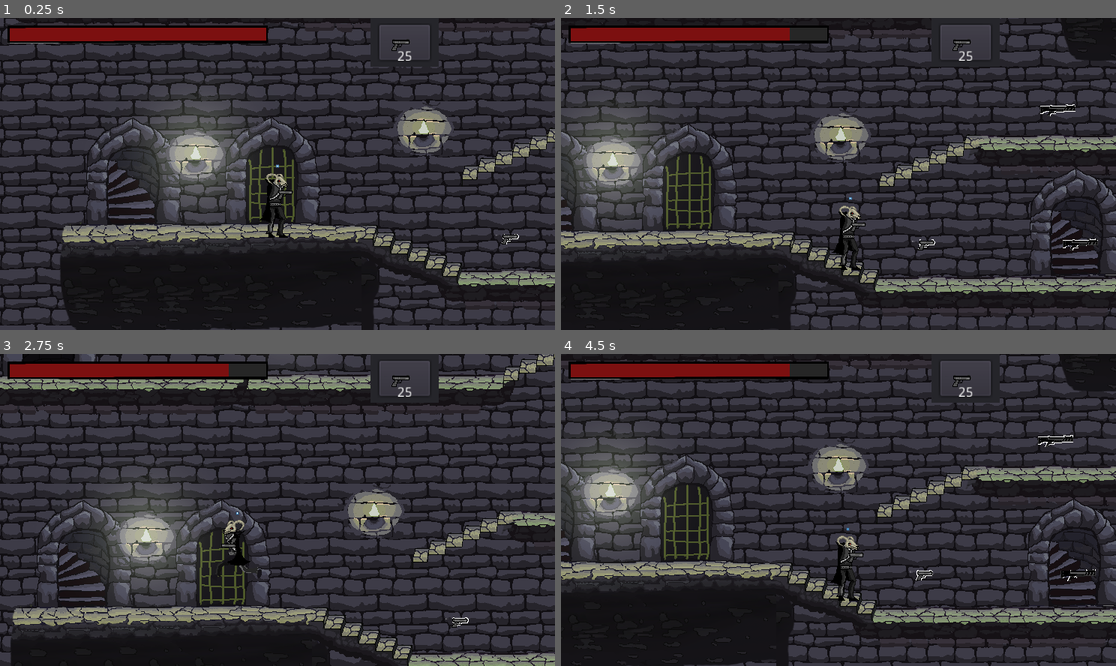
Above: before the commit, frames 1-4 (two rows, left to right).
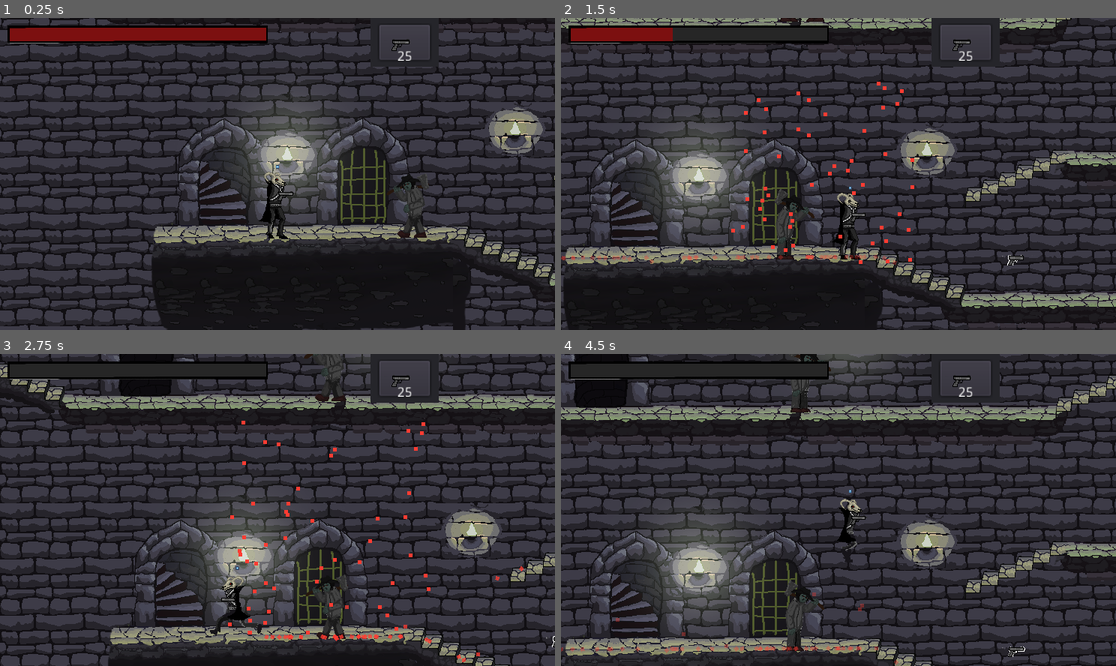
Above: after the commit, the same moments.

Repository: IgorBayerl/godot-game-liliths-crusade
Game: Godot game, scene res://src/Scenes/Main.tscn
Same seed, same stepped clock (60 frames per second), same inputs: the game is played once before the commit and once after it. The engine's default icon, where the game draws it, is replaced by a stand-in: a white triangle on a blue panel in a dark square.
Inputs (mouse positions are in pixels of both pictures, inside the frame that each line leads up to):
- Up to frame 1 (0.25 s): no input
- Up to frame 2 (1.5 s): move the mouse to (960, 158) at 0.52 s; hold Right (move_RIGHT) 0.53-1.25 s; tap 4 (Gun_4) at 0.6 s; click (960, 158) at 0.67 s; tap Space (jump) at 0.77, 1.07 s; tap X (interact) at 0.8 s; drag from (727, 189) to (894, 239) at 1.27 s
- Up to frame 3 (2.75 s): move the mouse to (333, 441) at 2.02 s; hold Left (move_LEFT) from 2.03 s (still down); hold Space (jump) from 2.03 s (still down); tap 4 (Gun_4) at 2.3 s
- Up to frame 4 (4.5 s): release Left (move_LEFT) at 2.75 s; release Space (jump) at 2.75 s; drag from (810, 572) to (672, 463) at 2.77 s; move the mouse to (1005, 556) at 3.52 s; hold Right (move_RIGHT) 3.53-4.25 s; hold Space (jump) 3.53-4.25 s; tap 2 (Gun_2) at 3.6 s; drag from (672, 463) to (894, 622) at 4.27 s

The runs differ from the first frame. In frame 1, 36% of the frame differs, in the area x 0-100%, y 0-100%; in frame 2, 47%; in frame 3, 63%; in frame 4, 64%.

Commit message:
montão de coisa

Diff:
--- a/src/Actors/Aroldo.tscn
+++ b/src/Actors/Aroldo.tscn
@@ -9,6 +9,7 @@
 [ext_resource path="res://src/Sprites/Aroldo/AroldoAtack2.png" type="Texture" id=7]
 [ext_resource path="res://src/Sprites/Aroldo/AroldoAtack3.png" type="Texture" id=8]
 [ext_resource path="res://src/Sprites/Aroldo/AroldoAtack1.png" type="Texture" id=9]
+[ext_resource path="res://src/Actors/Efeitos/BloodSplitter.tscn" type="PackedScene" id=10]
 
 [sub_resource type="SpriteFrames" id=1]
 animations = [ {
@@ -43,21 +44,20 @@
 "values": [ true, false, true ]
 }
 
-[sub_resource type="RectangleShape2D" id=5]
+[sub_resource type="RectangleShape2D" id=3]
 extents = Vector2( 27.2914, 31.379 )
 
-[sub_resource type="RectangleShape2D" id=6]
+[sub_resource type="RectangleShape2D" id=4]
 extents = Vector2( 28.6344, 38.7868 )
 
-[sub_resource type="RectangleShape2D" id=2]
+[sub_resource type="RectangleShape2D" id=5]
 extents = Vector2( 7.84693, 14.1331 )
 
-[sub_resource type="RectangleShape2D" id=3]
+[sub_resource type="RectangleShape2D" id=6]
 extents = Vector2( 23.5, 36 )
 
 [node name="Aroldo" type="KinematicBody2D"]
-collision_layer = 2
-collision_mask = 5
+collision_layer = 130
 script = ExtResource( 2 )
 
 [node name="AnimatedSprite" type="AnimatedSprite" parent="."]
@@ -70,36 +70,44 @@
 [node name="HitBox" type="Area2D" parent="AnimatedSprite"]
 position = Vector2( -1.47205, 7.85754 )
 scale = Vector2( 0.912858, 1 )
-collision_layer = 4
-collision_mask = 4
+collision_layer = 34
+collision_mask = 36
 
 [node name="AnimationPlayer" type="AnimationPlayer" parent="AnimatedSprite/HitBox"]
-anims/Hit = SubResource( 4 )
+anims/Hit = SubResource( 2 )
 
 [node name="CollisionShape2D" type="CollisionShape2D" parent="AnimatedSprite/HitBox"]
 position = Vector2( -34.5157, -0.280617 )
-shape = SubResource( 5 )
+shape = SubResource( 3 )
 disabled = true
 
 [node name="Trigger" type="Area2D" parent="AnimatedSprite"]
 position = Vector2( -1.47205, 7.85754 )
 scale = Vector2( 0.912858, 1 )
+collision_layer = 34
+collision_mask = 2147483685
 
 [node name="CollisionShape2D" type="CollisionShape2D" parent="AnimatedSprite/Trigger"]
 position = Vector2( -35.1905, 2.00452 )
-shape = SubResource( 6 )
+shape = SubResource( 4 )
 
 [node name="CollisionShape2D" type="CollisionShape2D" parent="."]
-visible = false
+light_mask = -2147483647
+position = Vector2( -0.235962, 0.23597 )
 scale = Vector2( 2.84, 2.88 )
-shape = SubResource( 2 )
+shape = SubResource( 5 )
 
 [node name="HurtBox" type="Area2D" parent="." groups=[
 "hurtbox",
 ]]
-visible = false
+collision_layer = 2147483682
+collision_mask = 36
 
 [node name="CollisionShape2D" type="CollisionShape2D" parent="HurtBox"]
+visible = false
 position = Vector2( -2, 2 )
-shape = SubResource( 3 )
+shape = SubResource( 6 )
+
+[node name="BloodSplitter" parent="." instance=ExtResource( 10 )]
+position = Vector2( -0.943878, -16.0459 )
 [connection signal="area_entered" from="AnimatedSprite/Trigger" to="." method="_on_Trigger_area_entered"]
--- /dev/null
+++ b/src/Actors/Efeitos/BloodSplitter.tscn
@@ -0,0 +1,8 @@
+[gd_scene load_steps=3 format=2]
+
+[ext_resource path="res://src/Actors/Efeitos/collision_particle.tscn" type="PackedScene" id=1]
+[ext_resource path="res://src/Scripts/Blood2D.gd" type="Script" id=2]
+
+[node name="BloodSplitter" type="Node2D"]
+script = ExtResource( 2 )
+BloodParticleScene = ExtResource( 1 )
--- /dev/null
+++ b/src/Actors/Efeitos/collision_particle.tscn
@@ -0,0 +1,52 @@
+[gd_scene load_steps=5 format=2]
+
+[ext_resource path="res://src/Assets/Sprites/blood particle.png" type="Texture" id=1]
+[ext_resource path="res://src/Scripts/collision_particle.gd" type="Script" id=2]
+
+[sub_resource type="CircleShape2D" id=1]
+radius = 2.31362
+
+[sub_resource type="Animation" id=2]
+resource_name = "Particle"
+tracks/0/type = "value"
+tracks/0/path = NodePath("Sprite:modulate")
+tracks/0/interp = 1
+tracks/0/loop_wrap = true
+tracks/0/imported = false
+tracks/0/enabled = true
+tracks/0/keys = {
+"times": PoolRealArray( -0.1, 0.6, 1 ),
+"transitions": PoolRealArray( 1, 1, 1 ),
+"update": 0,
+"values": [ Color( 1, 1, 1, 1 ), Color( 1, 1, 1, 1 ), Color( 1, 1, 1, 0 ) ]
+}
+tracks/1/type = "method"
+tracks/1/path = NodePath(".")
+tracks/1/interp = 1
+tracks/1/loop_wrap = true
+tracks/1/imported = false
+tracks/1/enabled = true
+tracks/1/keys = {
+"times": PoolRealArray( 1 ),
+"transitions": PoolRealArray( 1 ),
+"values": [ {
+"args": [  ],
+"method": "queue_free"
+} ]
+}
+
+[node name="BloodParticle" type="RigidBody2D"]
+collision_layer = 0
+gravity_scale = 10.0
+script = ExtResource( 2 )
+
+[node name="CollisionShape2D" type="CollisionShape2D" parent="."]
+shape = SubResource( 1 )
+
+[node name="Sprite" type="Sprite" parent="."]
+scale = Vector2( 5, 5 )
+texture = ExtResource( 1 )
+
+[node name="AnimationPlayer" type="AnimationPlayer" parent="."]
+method_call_mode = 1
+anims/Particle = SubResource( 2 )
--- a/src/Actors/Player.tscn
+++ b/src/Actors/Player.tscn
@@ -10,11 +10,12 @@
 [ext_resource path="res://src/Assets/Sprites/PLAYER/HEAD.png" type="Texture" id=8]
 [ext_resource path="res://src/Sprites/armas/pistola.png" type="Texture" id=9]
 [ext_resource path="res://src/Sprites/armas/Chamas.png" type="Texture" id=10]
+[ext_resource path="res://src/Actors/Efeitos/BloodSplitter.tscn" type="PackedScene" id=11]
 [ext_resource path="res://src/Assets/Sprites/gun.png" type="Texture" id=15]
 [ext_resource path="res://src/Assets/Sprites/PLAYER/SpriteSheet.png" type="Texture" id=17]
 
 [sub_resource type="RectangleShape2D" id=1]
-extents = Vector2( 29.8221, 87.5779 )
+extents = Vector2( 31.1514, 77.076 )
 
 [sub_resource type="RectangleShape2D" id=2]
 extents = Vector2( 20.702, 44.3677 )
@@ -45,6 +46,30 @@
 "update": 1,
 "values": [ false, true ]
 }
+tracks/2/type = "value"
+tracks/2/path = NodePath("../Head:position")
+tracks/2/interp = 1
+tracks/2/loop_wrap = true
+tracks/2/imported = false
+tracks/2/enabled = true
+tracks/2/keys = {
+"times": PoolRealArray( 0, 0.1, 0.2 ),
+"transitions": PoolRealArray( 1, 1, 1 ),
+"update": 0,
+"values": [ Vector2( 3.06244, -20.126 ), Vector2( -0.41763, -25.6942 ), Vector2( -2.15767, -25.6942 ) ]
+}
+tracks/3/type = "value"
+tracks/3/path = NodePath("../Head:rotation_degrees")
+tracks/3/interp = 1
+tracks/3/loop_wrap = true
+tracks/3/imported = false
+tracks/3/enabled = true
+tracks/3/keys = {
+"times": PoolRealArray( 0, 0.1 ),
+"transitions": PoolRealArray( 1, 1 ),
+"update": 0,
+"values": [ 0.0, -9.4 ]
+}
 
 [sub_resource type="Animation" id=4]
 length = 0.4
@@ -71,6 +96,30 @@
 "transitions": PoolRealArray( 1, 1, 1 ),
 "update": 1,
 "values": [ true, false, true ]
+}
+tracks/2/type = "value"
+tracks/2/path = NodePath("../Head:position")
+tracks/2/interp = 1
+tracks/2/loop_wrap = true
+tracks/2/imported = false
+tracks/2/enabled = true
+tracks/2/keys = {
+"times": PoolRealArray( 0, 0.1, 0.2, 0.4 ),
+"transitions": PoolRealArray( 1, 1, 1, 1 ),
+"update": 0,
+"values": [ Vector2( -5.28975, -25.3461 ), Vector2( 0.97439, -21.5181 ), Vector2( 3.758, -18.792 ), Vector2( 0.278362, -21.17 ) ]
+}
+tracks/3/type = "value"
+tracks/3/path = NodePath("../Head:rotation_degrees")
+tracks/3/interp = 1
+tracks/3/loop_wrap = true
+tracks/3/imported = false
+tracks/3/enabled = true
+tracks/3/keys = {
+"times": PoolRealArray( 0.1, 0.2 ),
+"transitions": PoolRealArray( 1, 1 ),
+"update": 0,
+"values": [ 10.0, 1.1 ]
 }
 
 [sub_resource type="Animation" id=5]
@@ -100,6 +149,18 @@
 "update": 1,
 "values": [ true, true ]
 }
+tracks/2/type = "value"
+tracks/2/path = NodePath("../Head:position")
+tracks/2/interp = 1
+tracks/2/loop_wrap = true
+tracks/2/imported = false
+tracks/2/enabled = true
+tracks/2/keys = {
+"times": PoolRealArray( 0, 0.1 ),
+"transitions": PoolRealArray( 1, 1 ),
+"update": 0,
+"values": [ Vector2( -1.46168, -25.6941 ), Vector2( -2.85371, -27.7822 ) ]
+}
 
 [sub_resource type="Animation" id=6]
 length = 0.8
@@ -128,6 +189,18 @@
 "update": 1,
 "values": [ true, true ]
 }
+tracks/2/type = "value"
+tracks/2/path = NodePath("../Head:position")
+tracks/2/interp = 1
+tracks/2/loop_wrap = true
+tracks/2/imported = false
+tracks/2/enabled = true
+tracks/2/keys = {
+"times": PoolRealArray( 0, 0.1, 0.4, 0.7 ),
+"transitions": PoolRealArray( 1, 1, 1, 1 ),
+"update": 0,
+"values": [ Vector2( 5.49709, -19.8999 ), Vector2( 5.14908, -19.8999 ), Vector2( 5.49709, -20.9937 ), Vector2( 5.49709, -19.3282 ) ]
+}
 
 [sub_resource type="SpriteFrames" id=7]
 animations = [ {
@@ -137,18 +210,22 @@
 "speed": 0.0
 } ]
 
-[node name="Player" type="KinematicBody2D"]
+[node name="Player" type="KinematicBody2D" groups=[
+"Player",
+]]
 scale = Vector2( 0.64, 0.64 )
 collision_layer = 4
-collision_mask = 2147483651
+collision_mask = 2147483681
 script = ExtResource( 1 )
 
 [node name="player" type="Sprite" parent="."]
 visible = false
 texture = ExtResource( 2 )
 
-[node name="Colision" type="CollisionShape2D" parent="."]
-position = Vector2( 0.14347, 32.4845 )
+[node name="Colision" type="CollisionShape2D" parent="." groups=[
+"Player",
+]]
+position = Vector2( -0.408946, 42.9806 )
 shape = SubResource( 1 )
 
 [node name="SPRITES" type="Node2D" parent="."]
@@ -159,17 +236,20 @@
 texture = ExtResource( 17 )
 vframes = 5
 hframes = 10
-frame = 25
+frame = 3
 
 [node name="SwordHit" type="Area2D" parent="SPRITES/body2"]
+collision_layer = 4
+collision_mask = 34
 
 [node name="CollisionShape2D" type="CollisionShape2D" parent="SPRITES/body2/SwordHit"]
-position = Vector2( 33.981, -4.45905 )
+position = Vector2( 35.8261, -4.76657 )
 shape = SubResource( 2 )
 disabled = true
 
 [node name="Head" type="Sprite" parent="SPRITES"]
-position = Vector2( 4.10647, -22.2141 )
+position = Vector2( 5.39879, -20.6847 )
+rotation = 0.0191986
 scale = Vector2( 1.79177, 1.79177 )
 texture = ExtResource( 8 )
 
@@ -193,7 +273,7 @@
 texture = ExtResource( 15 )
 
 [node name="GunSprite" type="AnimatedSprite" parent="Mira/Arma"]
-position = Vector2( 29.5014, -8.72817 )
+position = Vector2( 29.8494, -6.98813 )
 scale = Vector2( 1.99719, 1.99719 )
 frames = SubResource( 7 )
 animation = "Guns"
@@ -235,6 +315,11 @@
 
 [node name="Dash_sound" type="AudioStreamPlayer" parent="."]
 stream = ExtResource( 6 )
+
+[node name="BloodSplitter" parent="." instance=ExtResource( 11 )]
+position = Vector2( 12.8755, -6.7047 )
+BloodParticleNumber = 50
+RandomVelocity = 350.0
 [connection signal="area_entered" from="SPRITES/body2/SwordHit" to="." method="_on_SwordHit_area_entered"]
 [connection signal="timeout" from="MiliAtack_Timer" to="." method="_on_MiliAtack_Timer_timeout"]
 [connection signal="timeout" from="Dash_Timer" to="." method="_on_Timer_timeout"]
--- a/src/Scenes/Main.tscn
+++ b/src/Scenes/Main.tscn
@@ -31,7 +31,7 @@
 [node name="Main" type="Node2D"]
 
 [node name="Level" type="Sprite" parent="."]
-position = Vector2( 1516.91, 524.181 )
+position = Vector2( 1512.91, 524.181 )
 texture = ExtResource( 2 )
 
 [node name="StaticBody2D" type="StaticBody2D" parent="Level"]
@@ -89,14 +89,33 @@
 script = ExtResource( 8 )
 
 [node name="Aroldo" parent="MainController" instance=ExtResource( 3 )]
-position = Vector2( 1415.92, 299.745 )
-collision_mask = 7
+position = Vector2( 753.281, 721.616 )
+collision_layer = 2
+collision_mask = 33
+
+[node name="Aroldo2" parent="MainController" instance=ExtResource( 3 )]
+position = Vector2( 1759.77, 333.653 )
+collision_layer = 2
+collision_mask = 33
+
+[node name="Aroldo3" parent="MainController" instance=ExtResource( 3 )]
+position = Vector2( 956.192, 405.735 )
+collision_layer = 2
+collision_mask = 33
+
+[node name="Aroldo4" parent="MainController" instance=ExtResource( 3 )]
+position = Vector2( 443.614, 411.074 )
+collision_layer = 2
+collision_mask = 33
 
 [node name="Player" parent="MainController" instance=ExtResource( 1 )]
-position = Vector2( 663.893, 709.206 )
+position = Vector2( 538.177, 706.961 )
 scale = Vector2( 0.519995, 0.519995 )
 
-[node name="GetItem" type="Area2D" parent="MainController/Player"]
+[node name="GetItem" type="Area2D" parent="MainController/Player" groups=[
+"Player",
+]]
+collision_layer = 4
 
 [node name="GetItem_CollisionShape" type="CollisionShape2D" parent="MainController/Player/GetItem"]
 position = Vector2( -0.00012207, 25.9325 )
--- a/src/Scripts/Aroldo.gd
+++ b/src/Scripts/Aroldo.gd
@@ -3,6 +3,8 @@
 onready var Player = get_parent().get_node("Player")
 
 var atacking = false
+var health = 100
+
 
 var vel = Vector2(0, 0)
 var LOOKING_DIRECTION = Vector2( 1 , 0 )
@@ -22,7 +24,11 @@
 var eye_reach = 90
 var vision = 750
 
+var walk_speed = 275
+
 func _ready():
+
+	walk_speed = rand_range(250 , 280)
 	set_process(true)
 
 func set_dir(target_dir):
@@ -55,6 +61,8 @@
 	return false
 
 func _process(delta):
+	if health <= 0 :
+		queue_free()
 
 	$AnimatedSprite.scale.x = LOOKING_DIRECTION.x
 	if not atacking:
@@ -81,10 +89,10 @@
 			vel.y = -800
 		next_jump_time = -1
 
-	vel.x = dir * 275
+	vel.x = dir * walk_speed
 
-	if Player.position.y < position.y - 64 and next_jump_time == -1 and sees_player():
-		next_jump_time = OS.get_ticks_msec() + react_time
+#	if Player.position.y < position.y - 64 and next_jump_time == -1 and sees_player():
+#		next_jump_time = OS.get_ticks_msec() + react_time
 
 	vel.y += grav * delta;
 	if vel.y > max_grav:
@@ -95,15 +103,19 @@
 
 	vel = move_and_slide(vel, Vector2(0, -1))
 
-func take_damage():
+func take_damage(damage):
+
+	health -= damage
 	print('outch !!! tomei um dano aqui !')
 
 
 
 func _on_Trigger_area_entered(area: Area2D) -> void:
-	print ('atack')
-	atacking = true
-	$AnimatedSprite.play("atack")
-	$AnimatedSprite/HitBox/AnimationPlayer.play("Hit")
-	yield(get_tree().create_timer(0.5), "timeout")
-	atacking = false
+	if area.is_in_group("Player"):
+		print ('atack')
+		atacking = true
+		$AnimatedSprite.play("atack")
+		$AnimatedSprite/HitBox/AnimationPlayer.play("Hit")
+		yield(get_tree().create_timer(0.5), "timeout")
+		atacking = false
+		get_parent().get_node("Player").take_damage(30)
--- /dev/null
+++ b/src/Scripts/Blood2D.gd
@@ -0,0 +1,34 @@
+extends Node2D
+
+export var BloodParticleScene : PackedScene
+export var BloodParticleNumber := 15
+export var RandomVelocity := 500.0
+
+const BloodSplatterSignalName := "OnDeath"
+
+var rnd = RandomNumberGenerator.new()
+
+
+func _ready() -> void:
+	for parentSignal in get_parent().get_signal_list():
+		if(parentSignal["name"] == BloodSplatterSignalName):
+			get_parent().connect(BloodSplatterSignalName,self, "on_parent_death")
+	rnd.randomize()
+
+func on_parent_death(parent : Node):
+	splatter()
+
+func splatter(particles_to_spawn := -1):
+	if (particles_to_spawn <=0):
+		particles_to_spawn = BloodParticleNumber
+
+	var spawnedParticles : RigidBody2D
+
+	for i in range(particles_to_spawn):
+		spawnedParticles = BloodParticleScene.instance()
+
+		get_tree().root.add_child((spawnedParticles))
+
+		spawnedParticles.global_position = global_position
+
+		spawnedParticles.linear_velocity = Vector2(rnd.randf_range(-RandomVelocity, RandomVelocity), rnd.randf_range(-RandomVelocity, RandomVelocity))
--- a/src/Scripts/Health Bar.gd
+++ b/src/Scripts/Health Bar.gd
@@ -16,10 +16,14 @@
 	health_under.max_value = max_health
 
 
-func _process(delta: float) -> void:
-	if Input.is_action_just_pressed("interact"):
-		health = health - 15
-		_on_health_updated(health,0)
+#func _process(delta: float) -> void:
+#	if Input.is_action_just_pressed("interact"):
+#		health = health - 15
+#		_on_health_updated(health,0)
 
 func _ready() -> void:
 	_on_health_updated(health,0)
+
+func take_damage(damage):
+		health = health - damage
+		_on_health_updated(health,0)
--- a/src/Scripts/Player.gd
+++ b/src/Scripts/Player.gd
@@ -4,7 +4,7 @@
 export var GRAVITY = 3000
 export var JUMP_FORCE = -1000
 
-
+signal OnDeath(WhoDied)
 
 const NORMAL = Vector2(0, -1)
 
@@ -20,6 +20,8 @@
 	_direction_move(delta)
 	animations_set()
 
+	if Input.is_action_just_pressed("Gun_4"):
+		take_damage(30)
 
 
 func _direction_move(delta):
@@ -158,6 +160,13 @@
 func _on_SwordHit_area_entered(area: Area2D) -> void:
 	if area.is_in_group("hurtbox"):
 		$Camera2D.shake = true
-		area.get_parent().take_damage()
+		var damage = rand_range(15, 30)
+		area.get_parent().take_damage(damage)
+		print(damage)
 		yield(get_tree().create_timer(0.2), "timeout")
 		$Camera2D.shake = false
+
+func take_damage(damage):
+	get_parent().get_node("CanvasLayer/Control/Health Bar").take_damage(damage)
+	print('take_damage')
+	emit_signal("OnDeath",self)
--- /dev/null
+++ b/src/Scripts/collision_particle.gd
@@ -0,0 +1,11 @@
+extends RigidBody2D
+
+
+# Declare member variables here. Examples:
+# var a: int = 2
+# var b: String = "text"
+
+
+# Called when the node enters the scene tree for the first time.
+func _ready() -> void:
+	$AnimationPlayer.play("Particle")
Not shown: 2 places in src/Actors/Aroldo.tscn that only renumber resources
Not shown: 1 places in src/Actors/Player.tscn that only renumber resources
Binary file added: src/Assets/Sprites/blood particle.png
Not shown, added: src/Assets/Sprites/blood particle.png.import
Not shown: 1 places in src/Scenes/Main.tscn that only renumber resources
